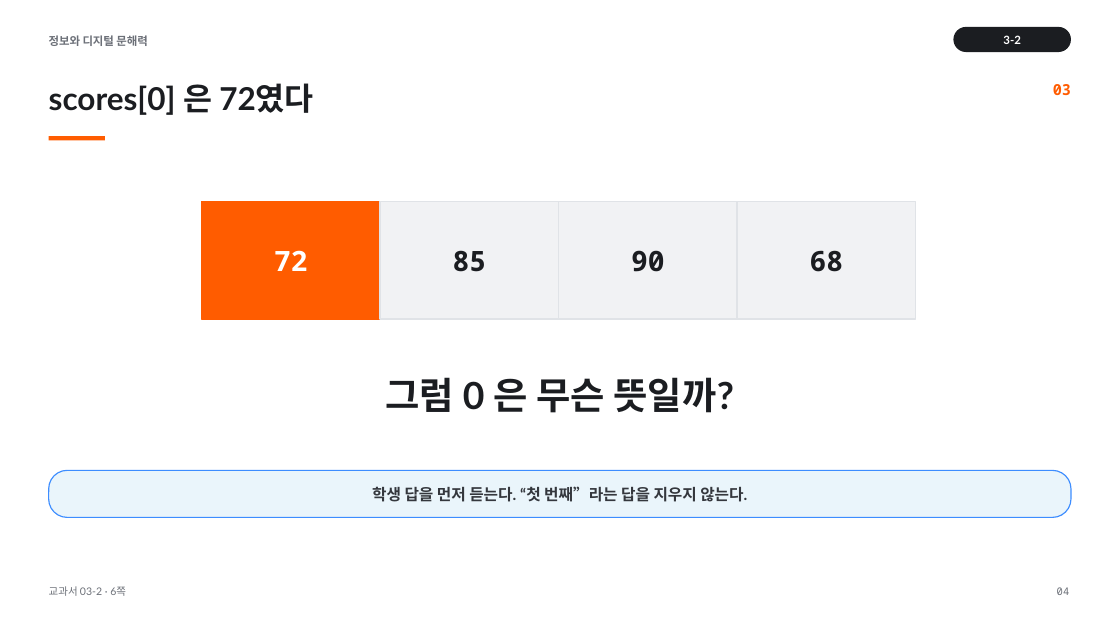
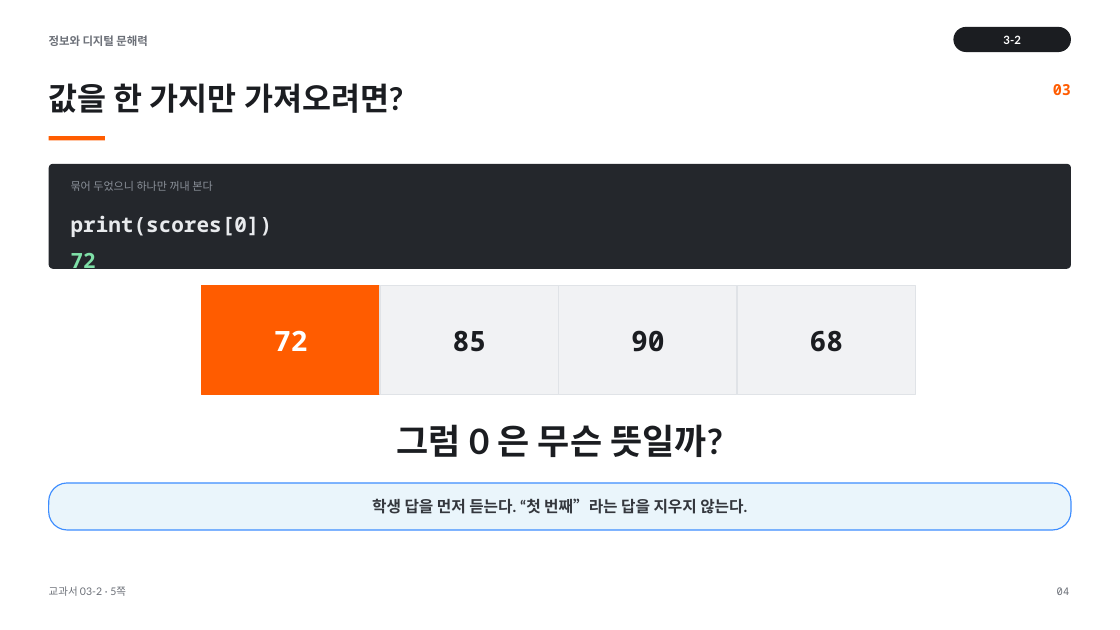
Before and after one commit to cozy819/2026-02__jdh, a slide deck: slide 4 of 03/ppt/03-2_여러_값을_묶는_두_가지_방법_v1.pptx. Drawn at 1120x630 pixels with LibreOffice and Linux fonts; fonts in the diff are those of the drawing. Boxes give left, top, right and bottom in pixels: in the first picture for what was removed or moved away, otherwise in the second. Text is boxed around its words. In the diff, an @@ line names an element or a change of style, - is before the commit and + after.

```diff
--- a/03/ppt/03-2_여러_값을_묶는_두_가지_방법_v1.pptx
+++ b/03/ppt/03-2_여러_값을_묶는_두_가지_방법_v1.pptx
@@ text at (49,83,403,113): text changed @@
-scores[0] 은 72였다
+값을 한 가지만 가져오려면?
@@ rounded rectangle added at (49,164,1071,269), fill #24272C @@
@@ text added at (71,181,212,191), 9.5 pt, text #8A9099 @@
+묶어 두었으니 하나만 꺼내 본다
@@ text added at (71,215,273,275), 18 pt, text #E8EAED, bold @@
+print(scores[0])
+72
@@ text "72": place and size @@
-text "72" at (274,250,308,271)
+text "72" at (274,330,308,351)
@@ rectangle: place and size @@
-rectangle at (202,202,380,319)
+rectangle at (202,286,380,395)
@@ text "85": place and size @@
-text "85" at (453,250,487,272)
+text "85" at (453,330,487,352)
@@ rectangle: place and size @@
-rectangle at (381,202,559,319)
+rectangle at (381,286,559,395)
@@ text "90": place and size @@
-text "90" at (631,250,665,272)
+text "90" at (631,330,665,352)
@@ rectangle: place and size @@
-rectangle at (559,202,737,319)
+rectangle at (559,286,737,395)
@@ text "68": place and size @@
-text "68" at (810,250,844,272)
+text "68" at (810,330,844,352)
@@ rectangle: place and size @@
-rectangle at (738,202,916,319)
+rectangle at (738,286,916,395)
@@ text "그럼 0 은 무슨 뜻일까?": place and size @@
-text "그럼 0 은 무슨 뜻일까?" at (386,377,734,413)
+text "그럼 0 은 무슨 뜻일까?" at (397,424,723,457)
@@ text "그럼 0 은 무슨 뜻일까?" at (397,424,723,457): size 32 to 30 pt @@
@@ rounded rectangle: place and size @@
-rounded rectangle at (49,471,1071,518)
+rounded rectangle at (49,483,1071,530)
@@ text "학생 답을 먼저 듣는다. “첫 ...": place and size @@
-text "학생 답을 먼저 듣는다. “첫 ..." at (372,486,747,502)
+text "학생 답을 먼저 듣는다. “첫 ..." at (372,498,747,514)
@@ text at (49,586,126,596): text changed @@
-교과서 03-2 · 6쪽
+교과서 03-2 · 5쪽
```
Also in this commit, not shown: 12 other slides changed, 1 slide added, 2 other files.
